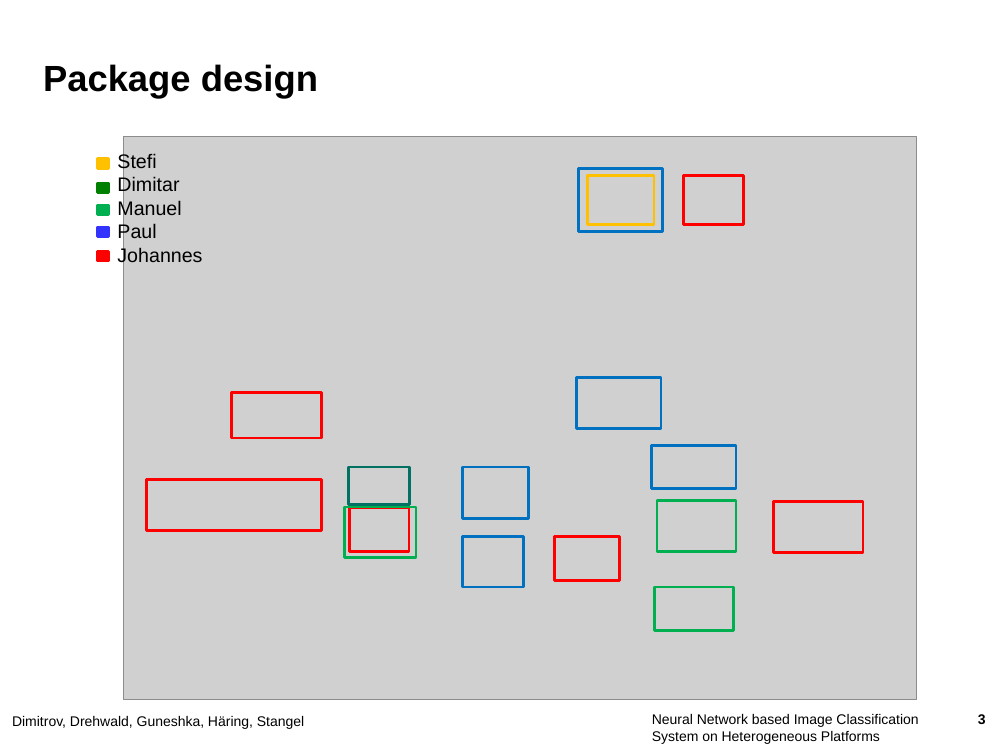
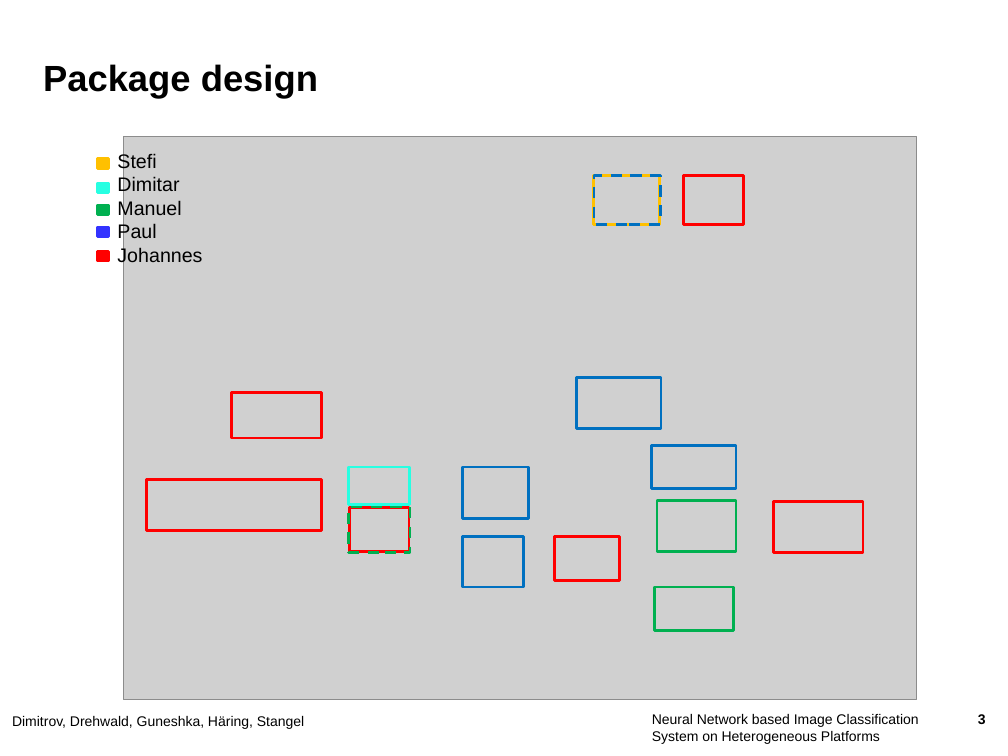
Before and after one commit to JohannesHaering/PSE, a slide deck: slide 3 of DesignPhase/colloqium_design.pptx. Drawn at 1008x756 pixels with LibreOffice and Linux fonts; fonts in the diff are those of the drawing; grey boxes stand for pictures; background and template pictures are left out. Boxes give left, top, right and bottom in pixels: in the first picture for what was removed or moved away, otherwise in the second. Text is boxed around its words. In the diff, an @@ line names an element or a change of style, - is before the commit and + after.

```diff
--- a/DesignPhase/colloqium_design.pptx
+++ b/DesignPhase/colloqium_design.pptx
@@ rectangle: place and size @@
-rectangle at bbox=[588, 175, 654, 224]
+rectangle at bbox=[594, 175, 660, 224]
@@ rectangle: place and size @@
-rectangle at bbox=[579, 168, 662, 231]
+rectangle at bbox=[594, 175, 660, 224]
@@ rectangle at bbox=[594, 175, 660, 224]: outline #0070C0 2 pt to #0070C0 2 pt dashed @@
@@ rectangle at bbox=[97, 182, 108, 192]: fill #008000 to #27FFE2; outline #008000 2 pt to #27FFE2 2 pt @@
@@ rectangle at bbox=[348, 467, 409, 504]: outline #007062 2 pt to #27FFE2 2 pt @@
@@ rectangle: place and size @@
-rectangle at bbox=[345, 507, 416, 557]
+rectangle at bbox=[348, 507, 409, 552]
@@ rectangle at bbox=[348, 507, 409, 552]: outline #00B050 2 pt to #00B050 2 pt dashed @@
```
Also in this commit, not shown: 6 other slides changed, 2 slides added, 7 other files.
